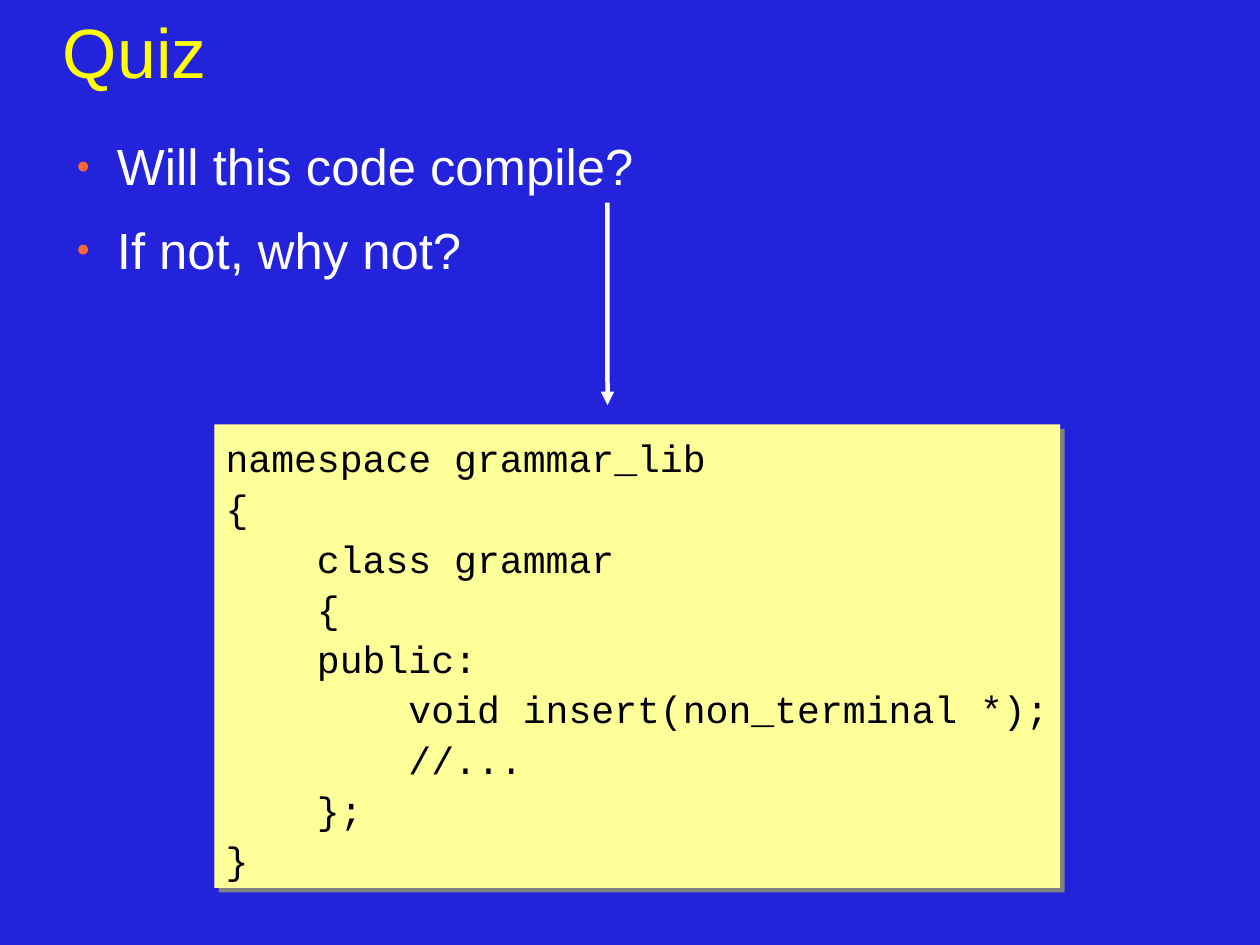
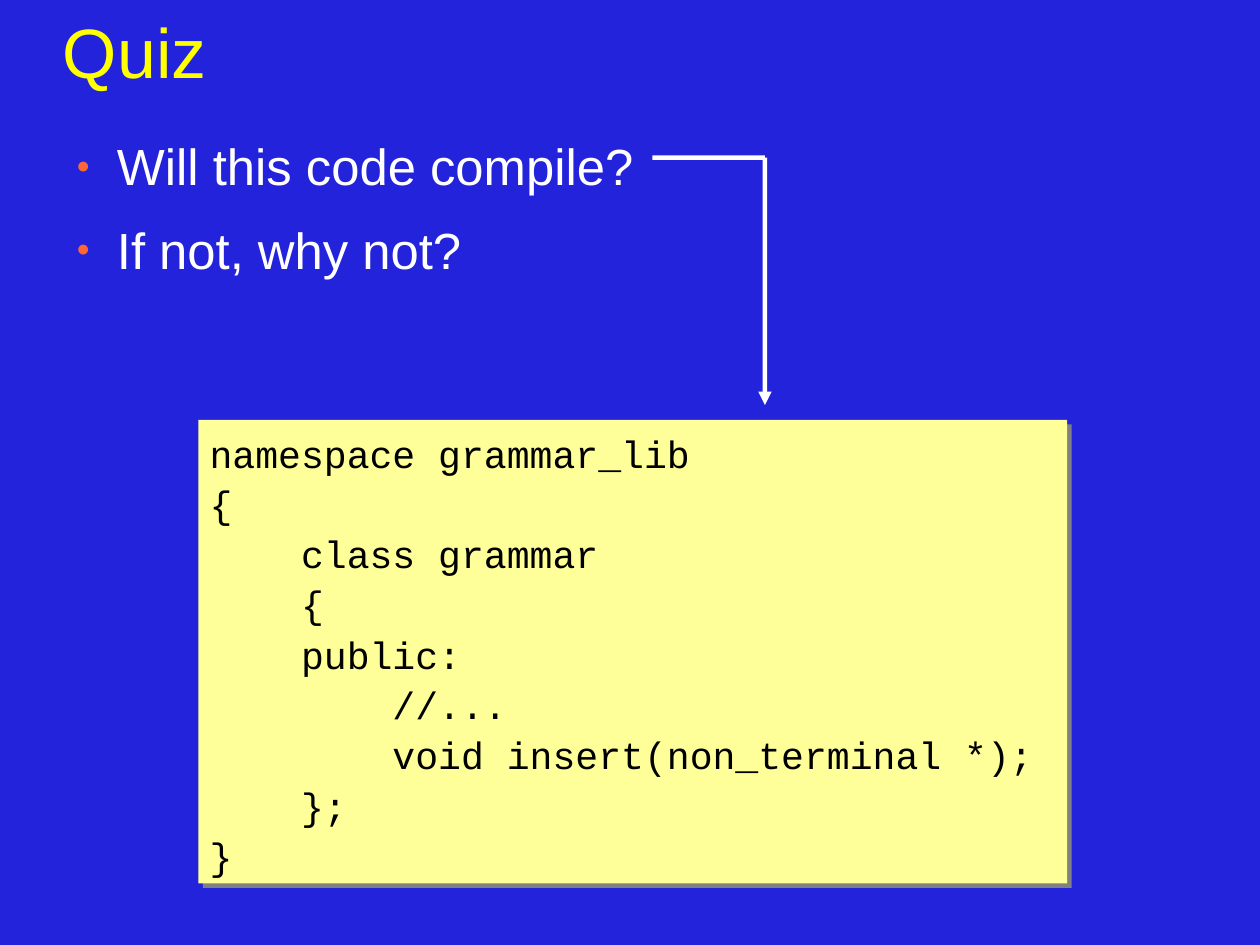
Before and after one commit to JonJagger/two-day-courses, a slide deck: slide 12 of cppf/06_Program_Organization_and_Dependency_Management.odp. Drawn at 1260x945 pixels with LibreOffice and Linux fonts; fonts in the diff are those of the drawing. Boxes give left, top, right and bottom in pixels: in the first picture for what was removed or moved away, otherwise in the second. Text is boxed around its words. In the diff, an @@ line names an element or a change of style, - is before the commit and + after.

```diff
--- a/cppf/06_Program_Organization_and_Dependency_Management.odp
+++ b/cppf/06_Program_Organization_and_Dependency_Management.odp
@@ line added from (653, 158) to (765, 158), #FFFFFF 2.83 pt @@
@@ arrow moved from (607, 202) - (607, 405) to (765, 158) - (765, 405) @@
@@ text in rectangle at <box>199,420,1068,884</box>: paragraph added @@
+//...
@@ text in rectangle at <box>199,420,1068,884</box>: paragraph removed @@
-//...
@@ rectangle "namespace grammar_lib": place and size @@
-rectangle "namespace grammar_lib" at <box>214,424,1060,888</box>
+rectangle "namespace grammar_lib" at <box>199,420,1068,884</box>
```
Also in this commit, not shown: 16 other slides changed, 4 slides added, 3 slides removed.
